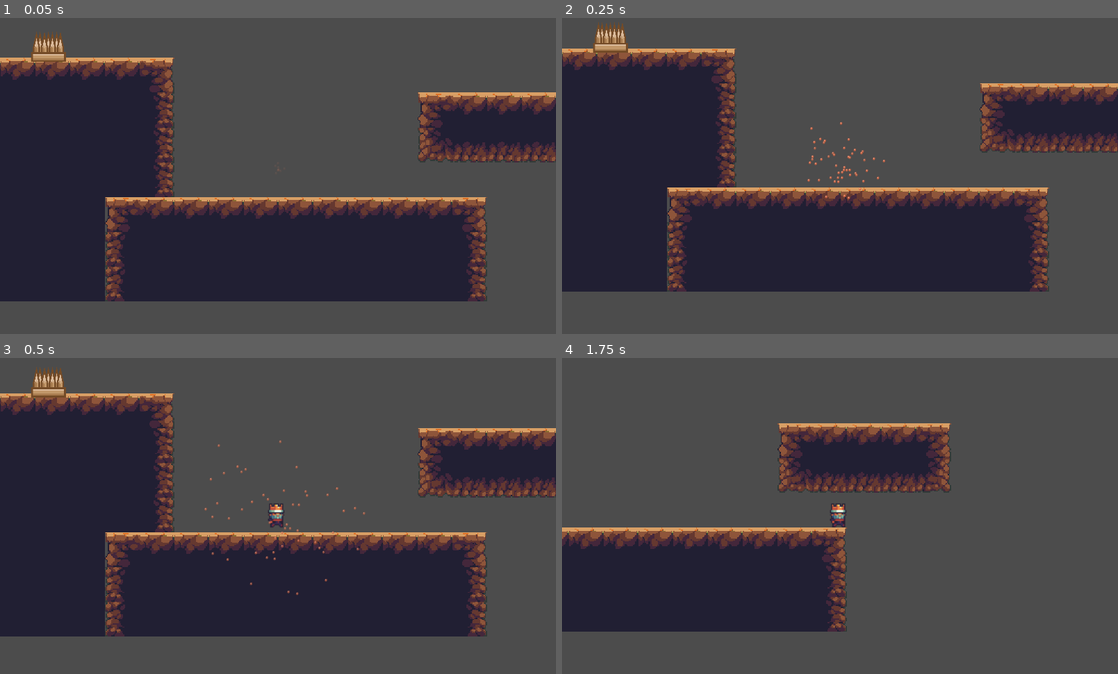
Above: before the commit, frames 1-4 (two rows, left to right).
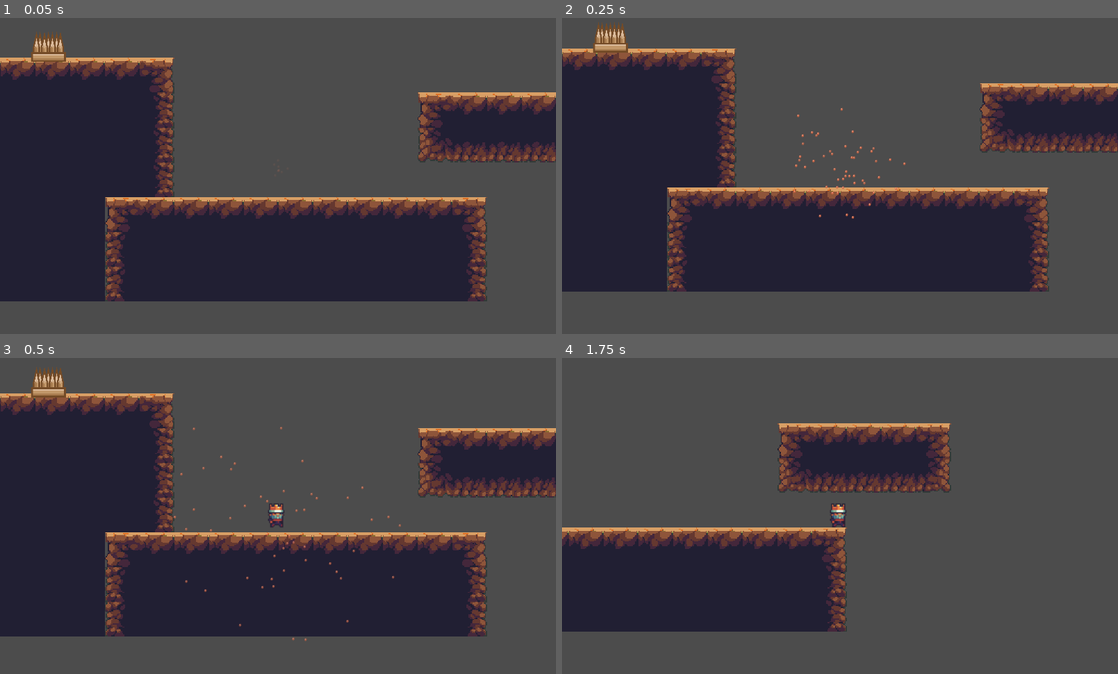
Above: after the commit, the same moments.

Repository: wusca/a-terrible-game
Game: Godot game, scene res://Scenes/Stage.tscn
The game is run twice, just before and just after one commit, with the same random seed, the same clock (stepped at 60 frames per second) and the same inputs.
Inputs:
- Up to frame 1 (0.05 s): no input
- Up to frame 2 (0.25 s): no input
- Up to frame 3 (0.5 s): no input
- Up to frame 4 (1.75 s): hold D (move_right) from 0.53 s (still down); tap Up (jump) at 0.77, 1.52 s

The runs differ from the first frame. In frame 1, less than 0.1% of the frame differs, in the area x 50-51%, y 47-48%; in frame 2, 0.3%, in the area x 41-62%, y 28-64%; in frame 3, 0.3%; in frame 4, nothing differs.

Commit message:
Update DeathExplosion.tscn

Diff:
--- a/Classes/Effects/DeathExplosion.tscn
+++ b/Classes/Effects/DeathExplosion.tscn
@@ -7,7 +7,9 @@
 [node name="DeathExplosion" type="Particles2D"]
 emitting = false
 amount = 150
+lifetime = 1.5
 one_shot = true
+speed_scale = 1.5
 explosiveness = 0.9
 randomness = 0.1
 local_coords = false
